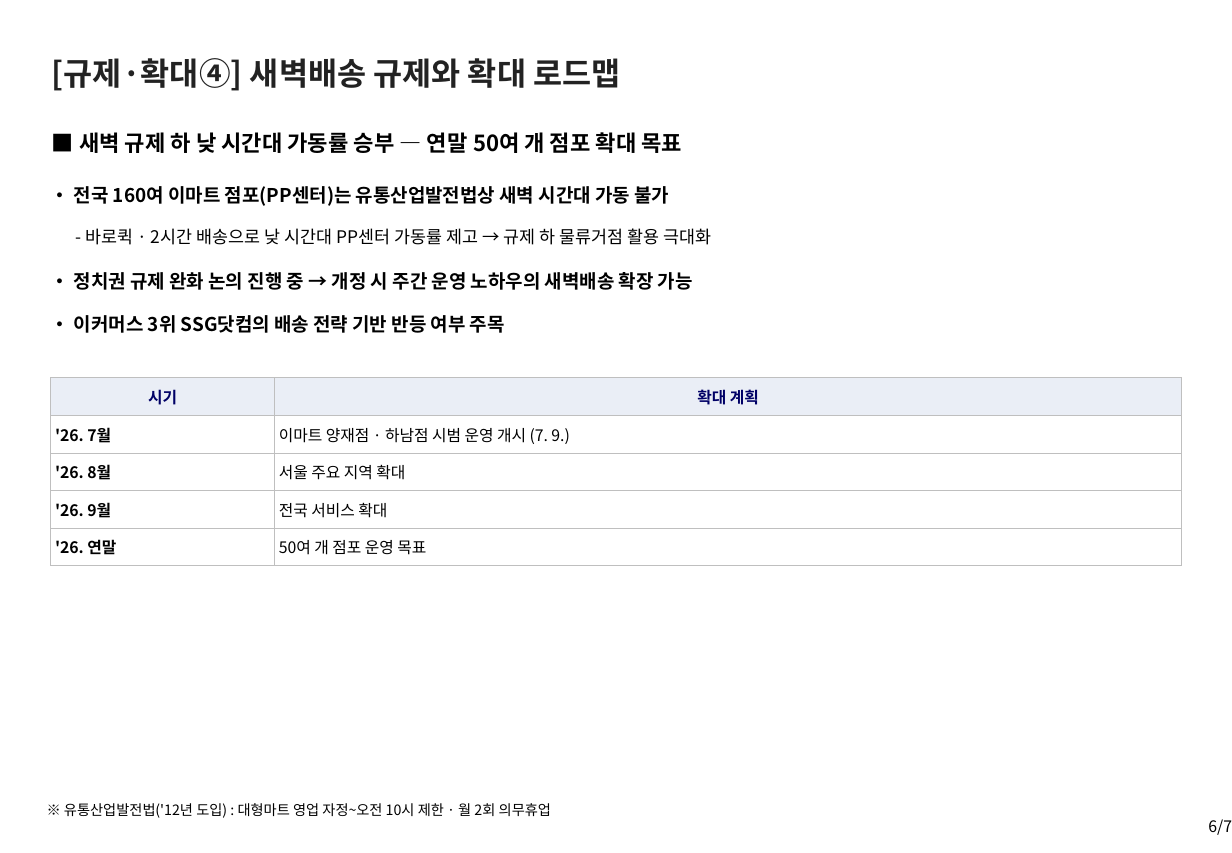
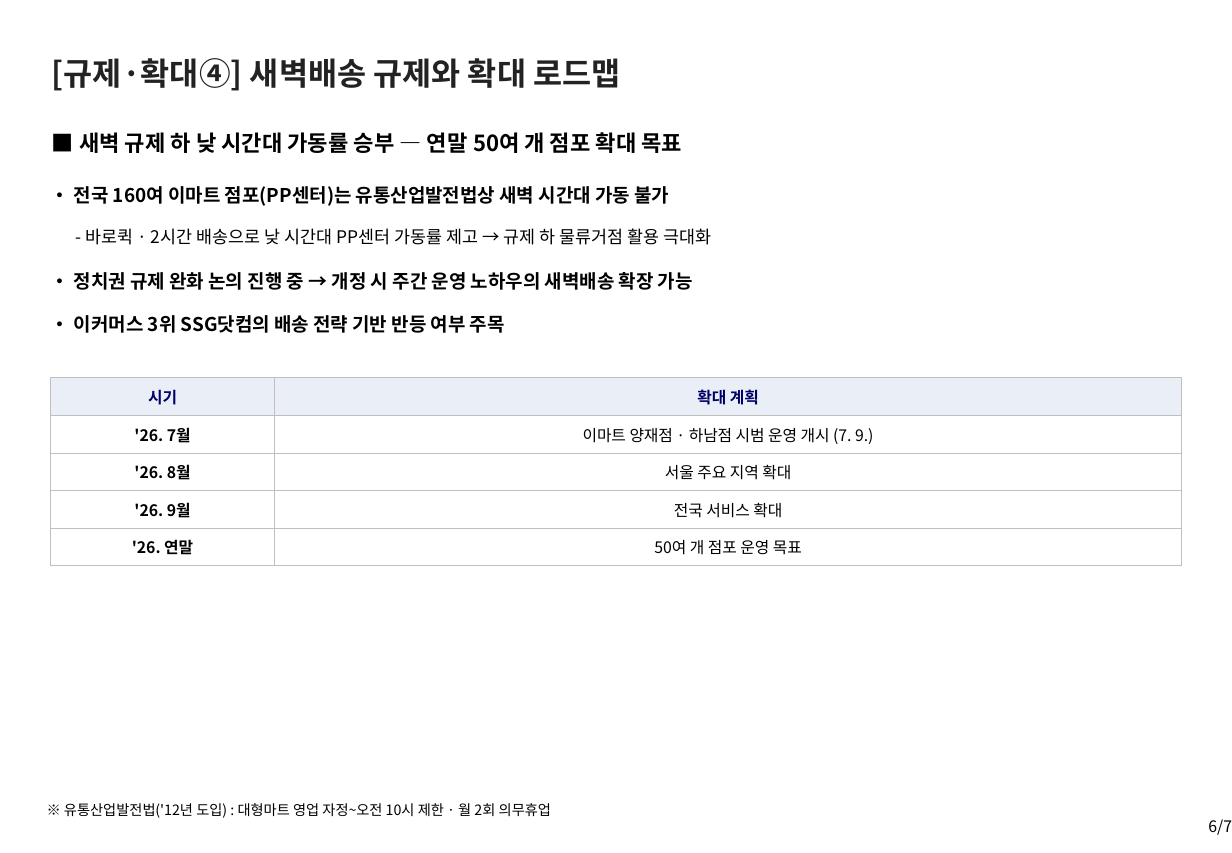
Before and after one commit to avoseed/web1, a slide deck: slide 6 of reports/ssg-delivery-report.pptx. Drawn at 1232x853 pixels with LibreOffice and Linux fonts; fonts in the diff are those of the drawing. Boxes give left, top, right and bottom in pixels: in the first picture for what was removed or moved away, otherwise in the second. Text is boxed around its words. In the diff, an @@ line names an element or a change of style, - is before the commit and + after.

```diff
--- a/reports/ssg-delivery-report.pptx
+++ b/reports/ssg-delivery-report.pptx
@@ table at bbox=[50, 378, 1182, 565] @@
@@ alignment left to centre @@
```
Also in this commit, not shown: 3 other slides changed, 6 other files.
